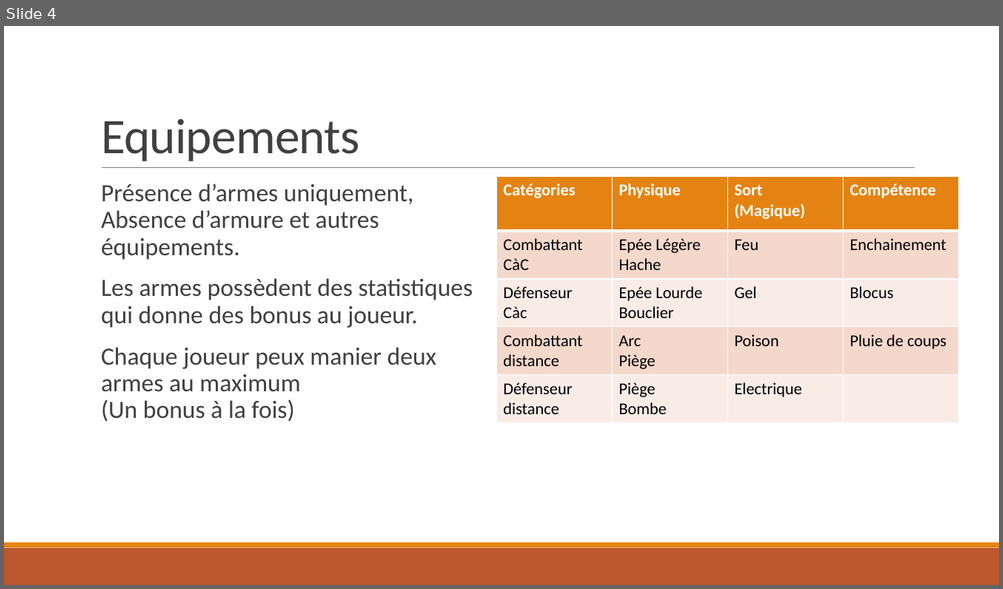
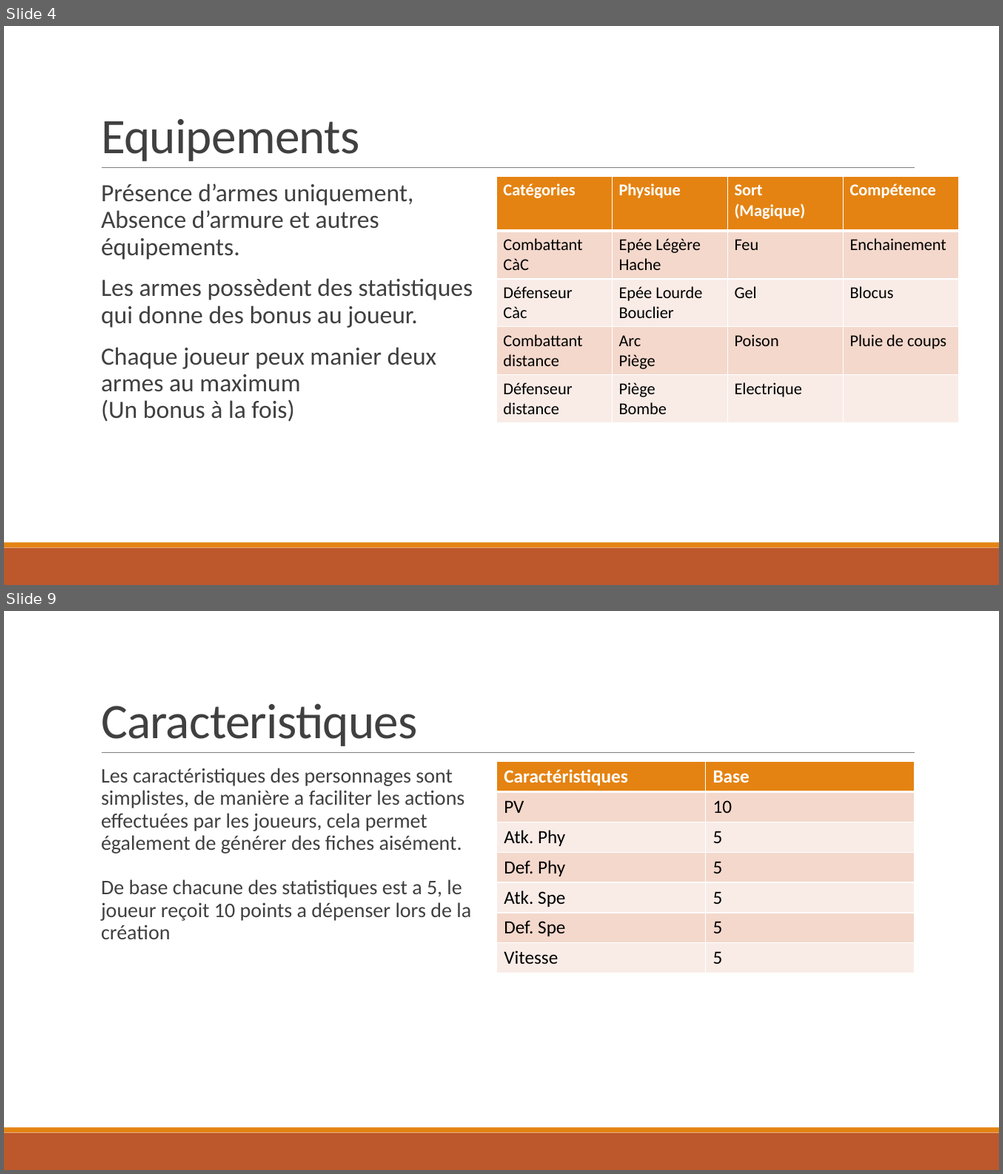
Before and after one commit to NCarrez/JdR-DeadSpells, a slide deck: 00 - Presentation.pptx. Shown one above the other, each under a label of ours: slide 4 before the commit, slides 4 and 9 after it; the slides between them are not shown. The pictures are 1003x589 and 1003x1174 pixels, drawn with LibreOffice and Linux fonts; fonts in the diff are those of the drawing. Boxes give left, top, right and bottom in pixels: in the first picture for what was removed or moved away, otherwise in the second. Text is boxed around its words. In the diff, an @@ line names an element or a change of style, - is before the commit and + after.

```diff
--- a/00 - Presentation.pptx
+++ b/00 - Presentation.pptx
@@ slide 9 added at (x1=4, y1=611, x2=999, y2=1170), background #FFFFFF; not listed: 3 template elements that a slide beside it also shows @@
@@ title added at (x1=101, y1=703, x2=418, y2=746), 48 pt, text #404040 @@
+Caracteristiques
@@ table added at (x1=496, y1=762, x2=914, y2=974), 7 rows, 2 columns @@
+Caractéristiques | Base
+PV | 10
+Atk. Phy | 5
+Def. Phy | 5
+Atk. Spe | 5
+Def. Spe | 5
+Vitesse | 5
@@ text added at (x1=101, y1=768, x2=471, y2=940), 20 pt, text #404040 @@
+  Les caractéristiques des personnages sont simplistes, de manière a faciliter les actions effectuées par les joueurs, cela permet également de générer des fiches aisément.
+  De base chacune des statistiques est a 5, le joueur reçoit 10 points a dépenser lors de la création
```
Also in this commit, not shown: 10 other slides added.
